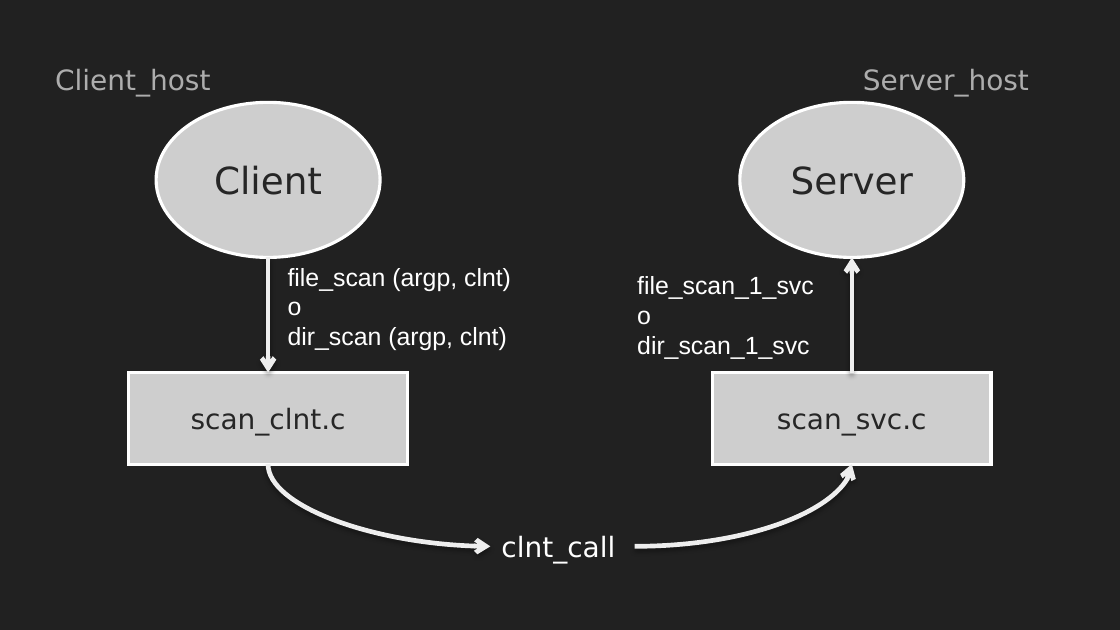
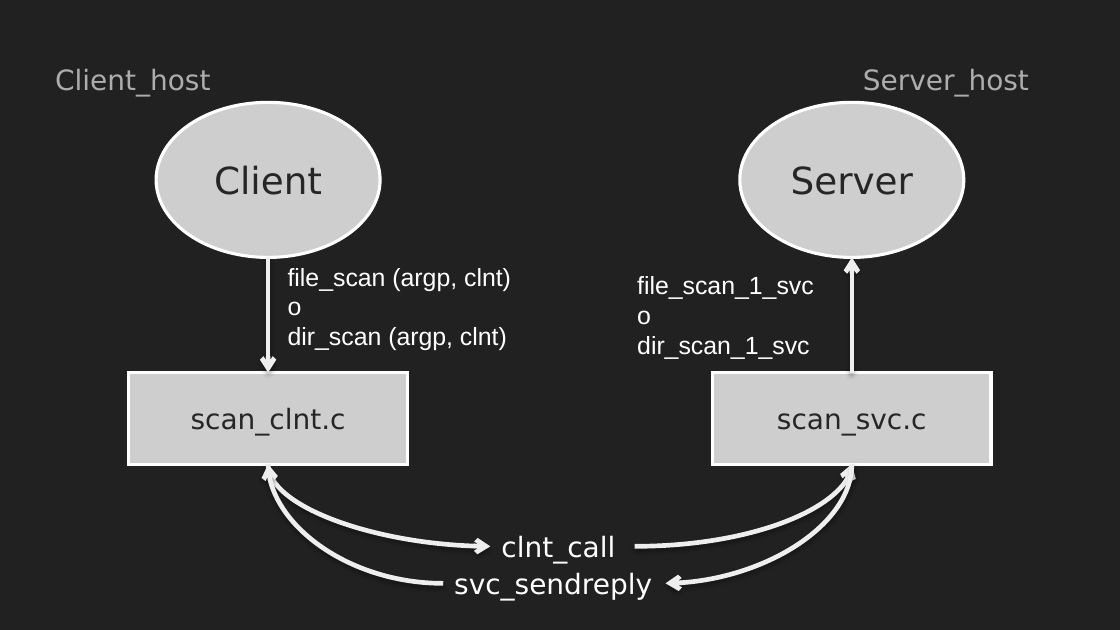
Before and after one commit to reticalcolatori/esercitazione8, a slide deck: slide 3 of PresentazioneEs6.pptx. Drawn at 1120x630 pixels with LibreOffice and Linux fonts; fonts in the diff are those of the drawing. Boxes give left, top, right and bottom in pixels: in the first picture for what was removed or moved away, otherwise in the second. Text is boxed around its words. In the diff, an @@ line names an element or a change of style, - is before the commit and + after.

```diff
--- a/PresentazioneEs6.pptx
+++ b/PresentazioneEs6.pptx
@@ curved arrow added from (444, 584) to (268, 464), #EEEEEE 3 pt @@
@@ curved arrow added from (852, 464) to (665, 584), #EEEEEE 3 pt @@
@@ text added at (x1=454, y1=572, x2=652, y2=600), 18 pt, text #FFFFFF @@
+svc_sendreply
```
Also in this commit, not shown: 3 other slides changed, 1 slide removed.
